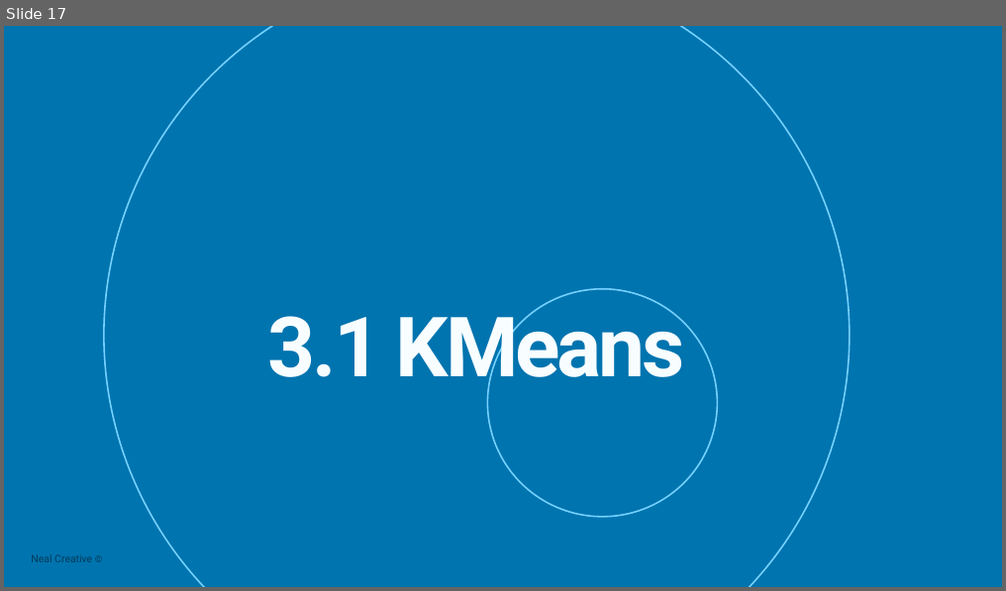
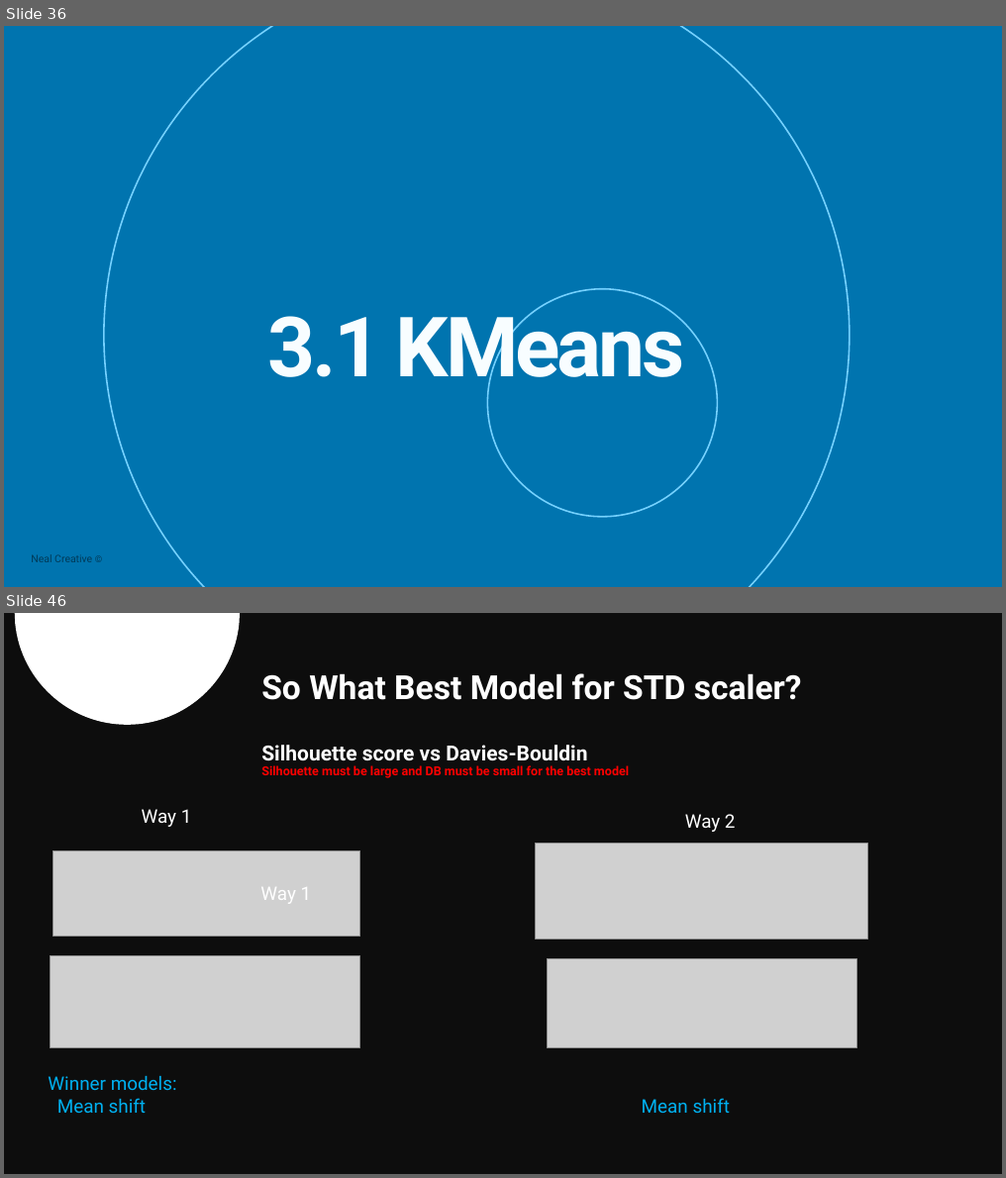
Before and after one commit to Reema-Khaseeb/clustering-credit-card-customer-segmentation, a slide deck: presentation/Credit Card Clustering.pptx. Shown one above the other, each under a label of ours: slide 17 before the commit, slides 36 and 46 after it; the slides between them are not shown. The pictures are 1006x591 and 1006x1178 pixels, drawn with LibreOffice and Linux fonts; fonts in the diff are those of the drawing; grey boxes stand for pictures. Boxes give left, top, right and bottom in pixels: in the first picture for what was removed or moved away, otherwise in the second. Text is boxed around its words. In the diff, an @@ line names an element or a change of style, - is before the commit and + after.

```diff
--- a/presentation/Credit Card Clustering.pptx
+++ b/presentation/Credit Card Clustering.pptx
@@ slide 46 added at bbox=[4, 613, 1002, 1174], background #0D0D0D @@
@@ freeform shape added at bbox=[15, 613, 240, 725], fill #FFFFFF @@
@@ text added at bbox=[261, 673, 802, 778], 12 pt, text #FFFFFF, bold @@
+So What Best Model for STD scaler?
+Silhouette score vs Davies-Bouldin
+Silhouette must be large and DB must be small for the best model
@@ text added at bbox=[142, 809, 192, 827], 18 pt, text #FFFFFF @@
+Way 1
@@ text added at bbox=[685, 814, 736, 832], 18 pt, text #FFFFFF @@
+Way 2
@@ picture added at bbox=[536, 844, 868, 940] @@
@@ picture added at bbox=[54, 851, 360, 937] @@
@@ text added at bbox=[260, 887, 312, 904], 18 pt, text #FFFFFF @@
+Way 1
@@ picture added at bbox=[51, 956, 360, 1048] @@
@@ picture added at bbox=[547, 959, 856, 1048] @@
@@ text added at bbox=[48, 1076, 730, 1113], 18 pt, text #00B0F0 @@
+Winner models:
+Mean shift Mean shift
@@ what was slide 17 is now slide 36 @@
```
Also in this commit, not shown: 2 slides changed, 27 other slides added, 7 other files.
